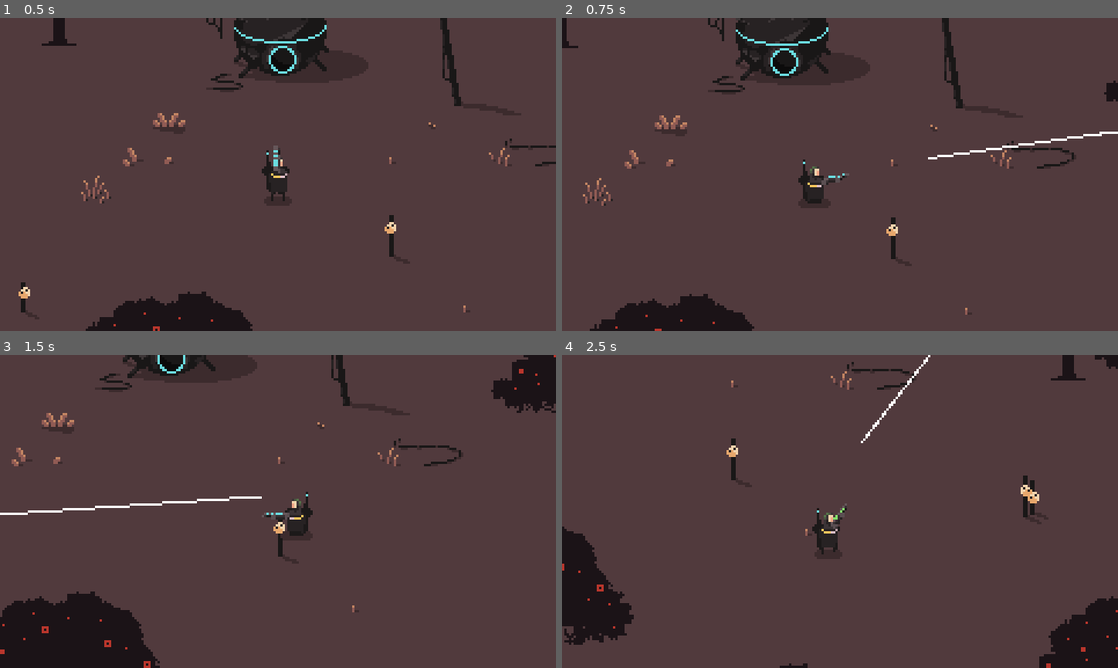
Above: before the commit, frames 1-4 (two rows, left to right).
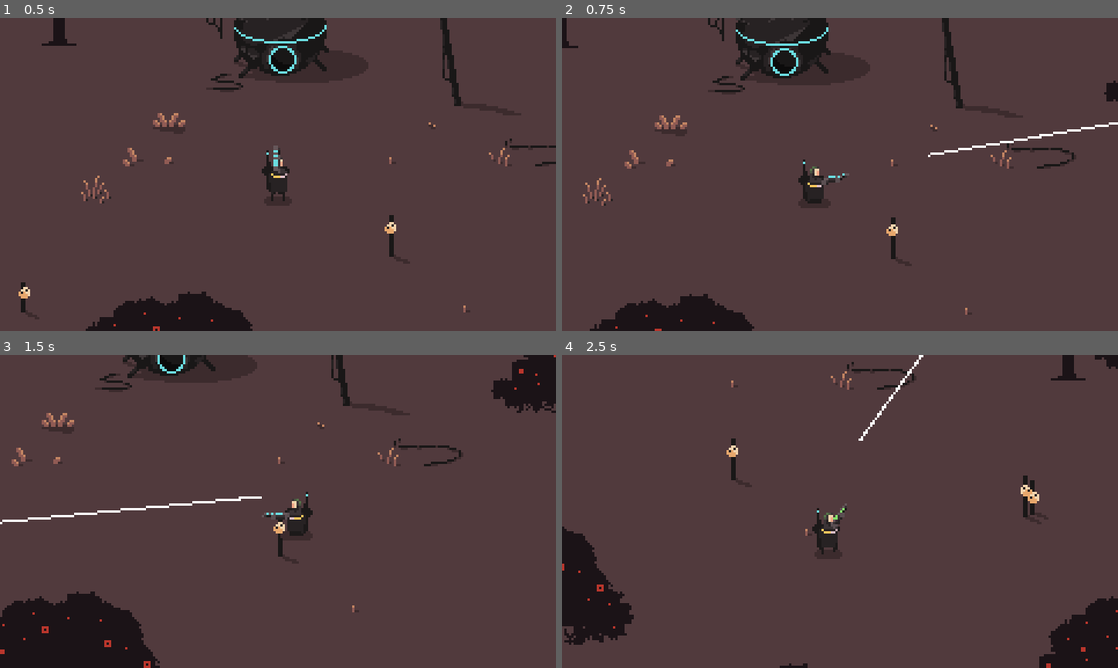
Above: after the commit, the same moments.

Repository: lcrol77/topdown-shooter
Game: Godot game, scene res://game.tscn
Two runs of this game, one before a commit and one after it. Both use one fixed random seed, a clock stepped at 60 frames per second and the inputs below.
Inputs (mouse positions are in pixels of both pictures, inside the frame that each line leads up to):
- Up to frame 1 (0.5 s): no input
- Up to frame 2 (0.75 s): tap Enter at 0.5 s; move the mouse to (962, 158) at 0.52 s; press the mouse at (962, 158) at 0.53 s; hold D (right) from 0.53 s (still down)
- Up to frame 3 (1.5 s): move the mouse to (166, 527) at 1.27 s; release D (right) at 1.28 s; release the mouse at (166, 527) at 1.28 s; hold S (down) from 1.28 s (still down); click (166, 527) at 1.35 s
- Up to frame 4 (2.5 s): move the mouse to (895, 442) at 2.02 s; release S (down) at 2.03 s; hold D (right) from 2.03 s (still down); hold Space (swap_weapon) from 2.03 s (still down); click (895, 442) at 2.3 s

Frame 1 is identical in both runs. In frame 2, 0.5% of the frame differs, in the area x 65-100%, y 33-46%; in frame 3, 0.6%, in the area x 0-44%, y 45-55%; in frame 4, 0.3%.

Commit message:
fix: prevented the ability to shoot bullets into self

Diff:
--- a/guns/test/gun.gd
+++ b/guns/test/gun.gd
@@ -2,6 +2,8 @@
 class_name Gun
 
 @onready var bullet_spawn: Node2D = $BulletSpawn
+@onready var target: Node2D = $Target
+
 @export var is_active: bool = false
 const bullet = preload("res://guns/test/bullet.tscn")
 
@@ -11,8 +13,7 @@
 			var instance = bullet.instantiate()
 			instance.global_position = bullet_spawn.global_position
 			instance.rotation = rotation
-			# FIXME: when using this method of setting the target there is a bug
-			# that causes the bullet to shoot into and behind the player if the mouse
-			# is clicked behind the bullet spawn point
-			instance.target = get_global_mouse_position()
+
+			# FIXME: there has to be a better way to do this
+			instance.target = target.global_position
 			get_parent().add_child(instance)
--- a/guns/test/gun.tscn
+++ b/guns/test/gun.tscn
@@ -11,3 +11,6 @@
 
 [node name="BulletSpawn" type="Node2D" parent="."]
 position = Vector2(15, -1)
+
+[node name="Target" type="Node2D" parent="."]
+position = Vector2(17, -1)
